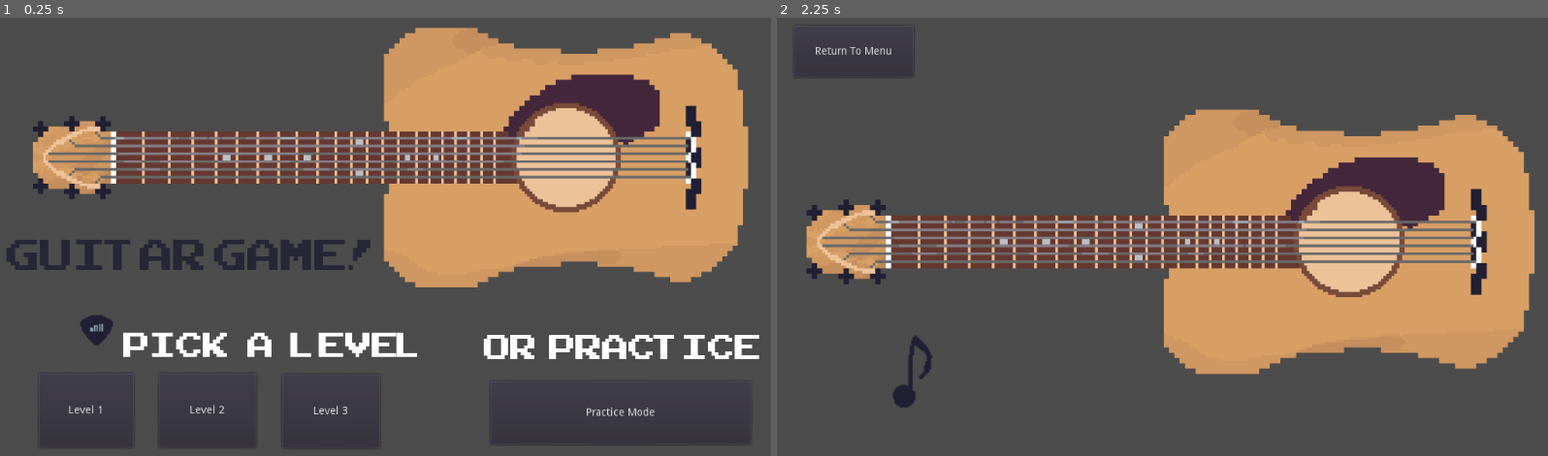
Above: before the commit, frames 1-2 (left to right).
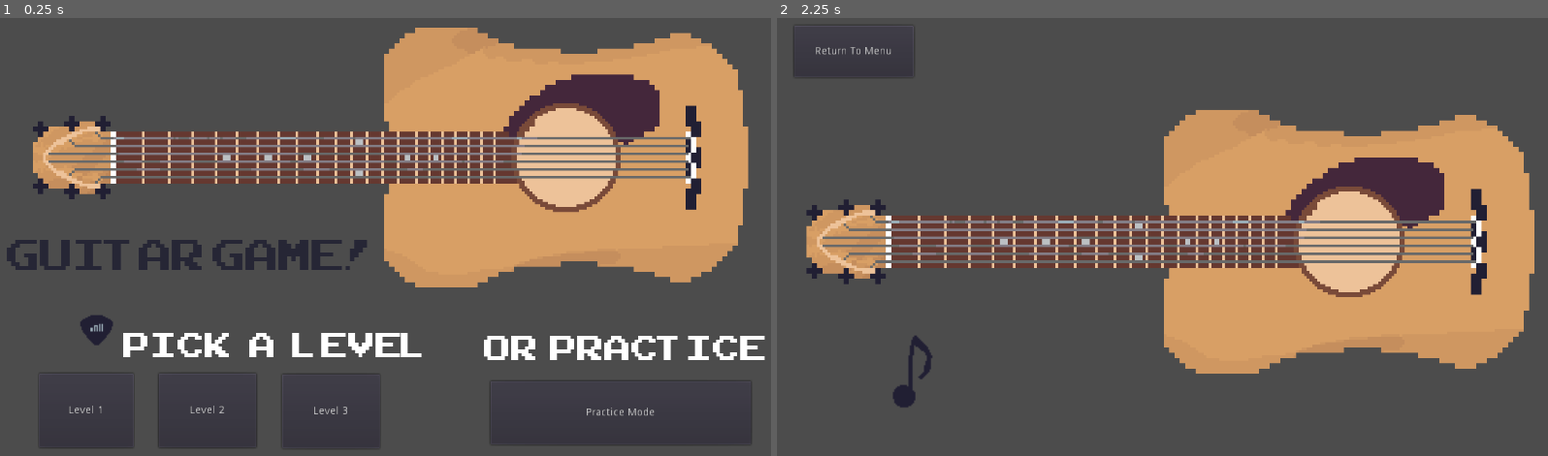
Above: after the commit, the same moments.

Repository: Nineluj/Guitar-Ear-Trainer
Game: Godot game, scene res://scenes/home.tscn
Same seed, same stepped clock (60 frames per second), same inputs: the game is played once before the commit and once after it.
Inputs:
- Up to frame 1 (0.25 s): no input
- Up to frame 2 (2.25 s): click "Level 1" at 0.5 s; click "Return To Menu" at 1.25 s; click "Level 1" at 2 s

The runs differ from the first frame. In frame 1, 2.8% of the frame differs, in the area x 1-100%, y 2-91%; in frame 2, 1.0%.

Commit message:
more progress on this

Diff:
--- a/project.godot
+++ b/project.godot
@@ -18,6 +18,11 @@
 config/name="Guitar"
 run/main_scene="res://scenes/home.tscn"
 
+[display]
+
+window/stretch/mode="2d"
+window/stretch/aspect="keep"
+
 [rendering]
 
 environment/default_environment="res://default_env.tres"
--- a/scenes/Guitar.tscn
+++ b/scenes/Guitar.tscn
@@ -1,12 +1,23 @@
-[gd_scene load_steps=3 format=2]
+[gd_scene load_steps=5 format=2]
 
 [ext_resource path="res://imgs/Guitar.png" type="Texture" id=1]
 [ext_resource path="res://scripts/Guitar.gd" type="Script" id=2]
+[ext_resource path="res://scripts/guitarFretNote.gd" type="Script" id=3]
+
+[sub_resource type="RectangleShape2D" id=1]
+extents = Vector2( 24.9555, 8.59827 )
 
 [node name="Node2D" type="Node2D"]
 
-[node name="Guitar" type="Sprite" parent="."]
+[node name="Area2D" type="Area2D" parent="."]
 position = Vector2( 555.098, 303.834 )
 scale = Vector2( 0.698753, 0.698753 )
+
+[node name="Guitar" type="Sprite" parent="Area2D"]
 texture = ExtResource( 1 )
 script = ExtResource( 2 )
+
+[node name="CollisionShape2D" type="CollisionShape2D" parent="Area2D"]
+position = Vector2( -549.962, -41.4648 )
+shape = SubResource( 1 )
+script = ExtResource( 3 )
--- a/scripts/Guitar.gd
+++ b/scripts/Guitar.gd
@@ -10,13 +10,27 @@
 
 # Called when the node enters the scene tree for the first time.
 func _ready():
+	pass
+
+func playSong1():
 	playSong(song)
 
 func playSong(s):
 	for n in s:
 		if n != "":
-			playNote(n)
-		OS.delay_msec(500)
+			var nodePlaying = playNote(n)
+			nodePlaying.play()
+			yield(nodePlaying, "finished")
+			nodePlaying.queue_free()
+		else:
+			var t = Timer.new()
+			t.set_wait_time(0.3)
+			t.set_one_shot(true)
+			self.add_child(t)
+			t.start()
+			yield(t, "timeout")
+			t.queue_free()
+
 
 func playNote(note):
 	var sourceStream = load("res://audio/" + note + ".wav")
@@ -25,4 +39,5 @@
 
 	add_child(audioPlayingNode)
 	audioPlayingNode.add_to_group("streams")
-	audioPlayingNode.play()
+
+	return audioPlayingNode
--- /dev/null
+++ b/scripts/guitarFretNote.gd
@@ -0,0 +1,16 @@
+extends CollisionShape2D
+
+
+# Declare member variables here. Examples:
+# var a = 2
+# var b = "text"
+
+
+# Called when the node enters the scene tree for the first time.
+func _ready():
+	pass # Replace with function body.
+
+
+# Called every frame. 'delta' is the elapsed time since the previous frame.
+#func _process(delta):
+#	pass
--- /dev/null
+++ b/scripts/playsong.gd
@@ -0,0 +1,11 @@
+extends Button
+
+
+# Declare member variables here. Examples:
+# var a = 2
+# var b = "text"
+
+
+# Called when the node enters the scene tree for the first time.
+func _pressed():
+	get_node("..").playSong1()
Not shown, changed: export_presets.cfg
Not shown, added: imgs/correct.png.import
Not shown, added: imgs/fail.png.import
Binary file added: imgs/shadow.png
